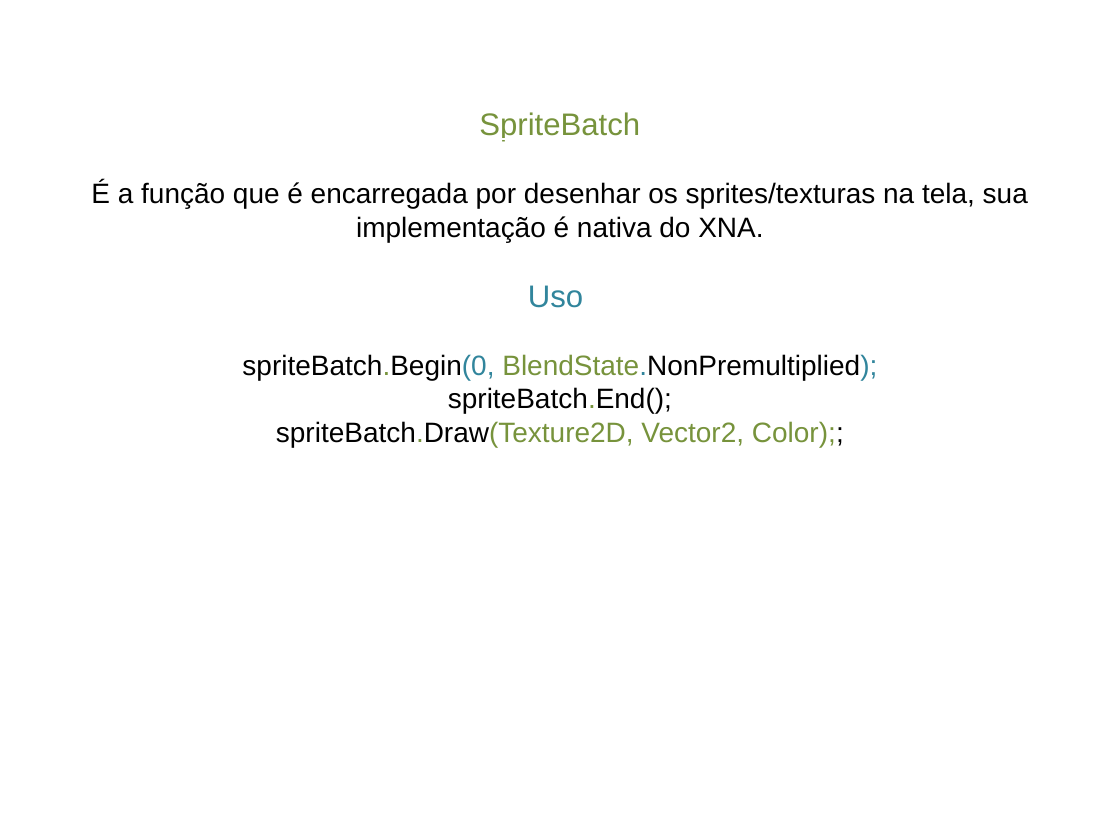
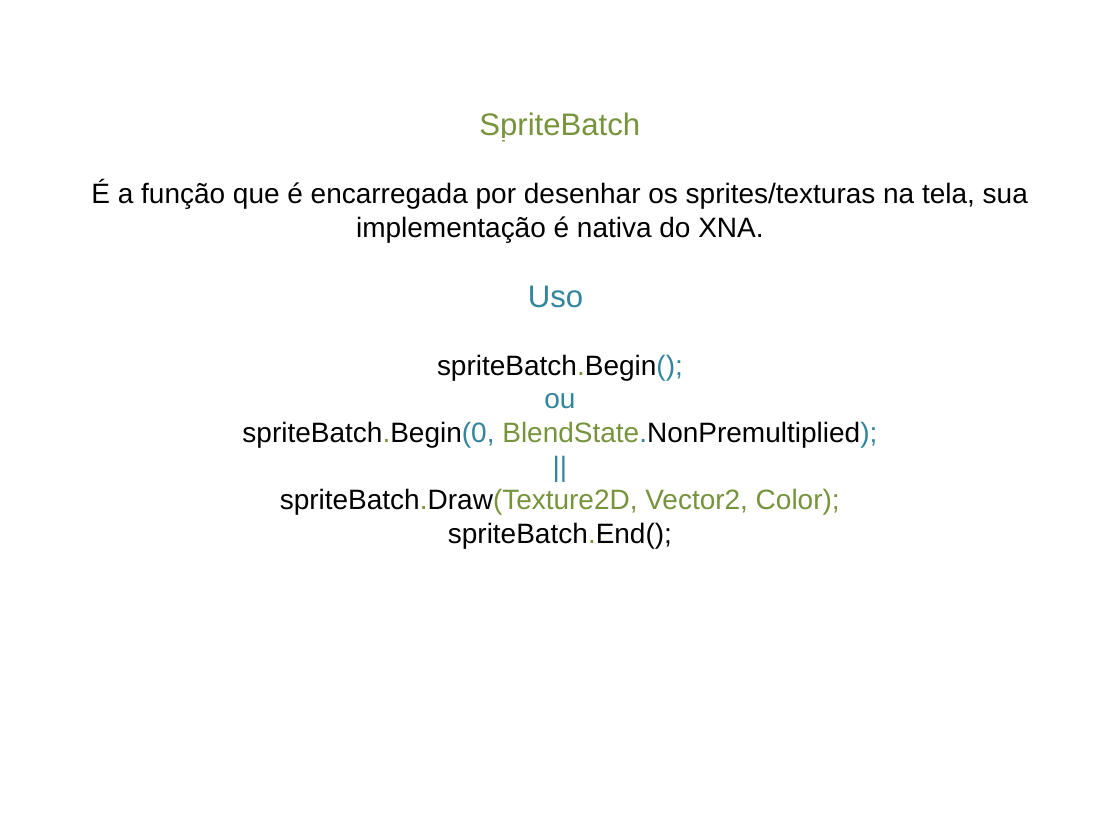
Before and after one commit to GustavoTravnik/MiniCursoIFSudeste, a slide deck: slide 11 of Sequência de Ensino/Itens Necessários/Slide.pptx. Drawn at 1120x840 pixels with LibreOffice and Linux fonts; fonts in the diff are those of the drawing. Boxes give left, top, right and bottom in pixels: in the first picture for what was removed or moved away, otherwise in the second. Text is boxed around its words. In the diff, an @@ line names an element or a change of style, - is before the commit and + after.

```diff
--- a/Sequência de Ensino/Itens Necessários/Slide.pptx
+++ b/Sequência de Ensino/Itens Necessários/Slide.pptx
@@ text at (437,354,683,409): paragraphs added @@
+spriteBatch.Begin();
+ou
@@ text at (276,421,844,447): paragraph removed @@
-spriteBatch.Draw(Texture2D, Vector2, Color);;
@@ text at (280,488,840,514): paragraphs added @@
+||
+spriteBatch.Draw(Texture2D, Vector2, Color);
```
Also in this commit, not shown: 2 other slides changed, 34 other files.
